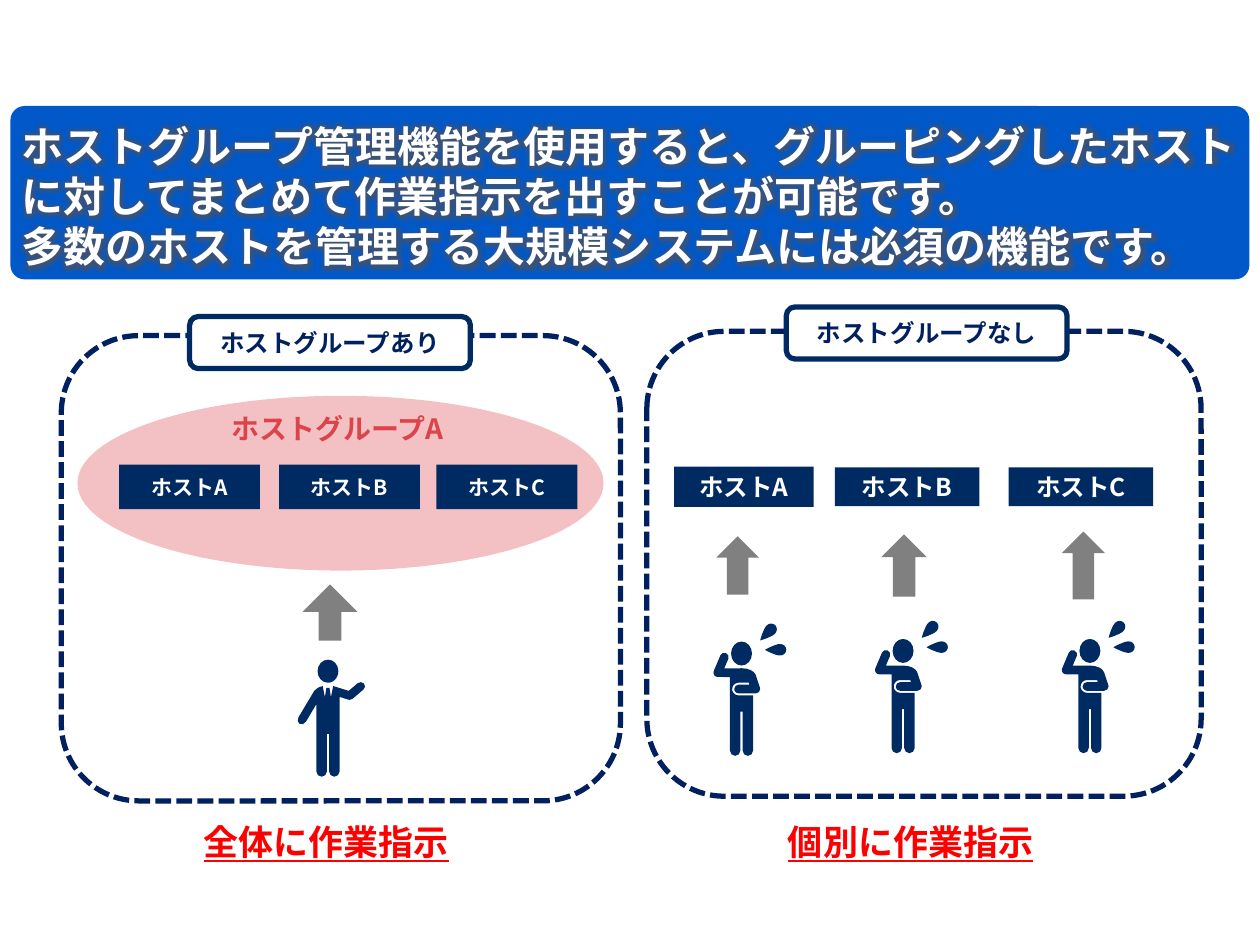
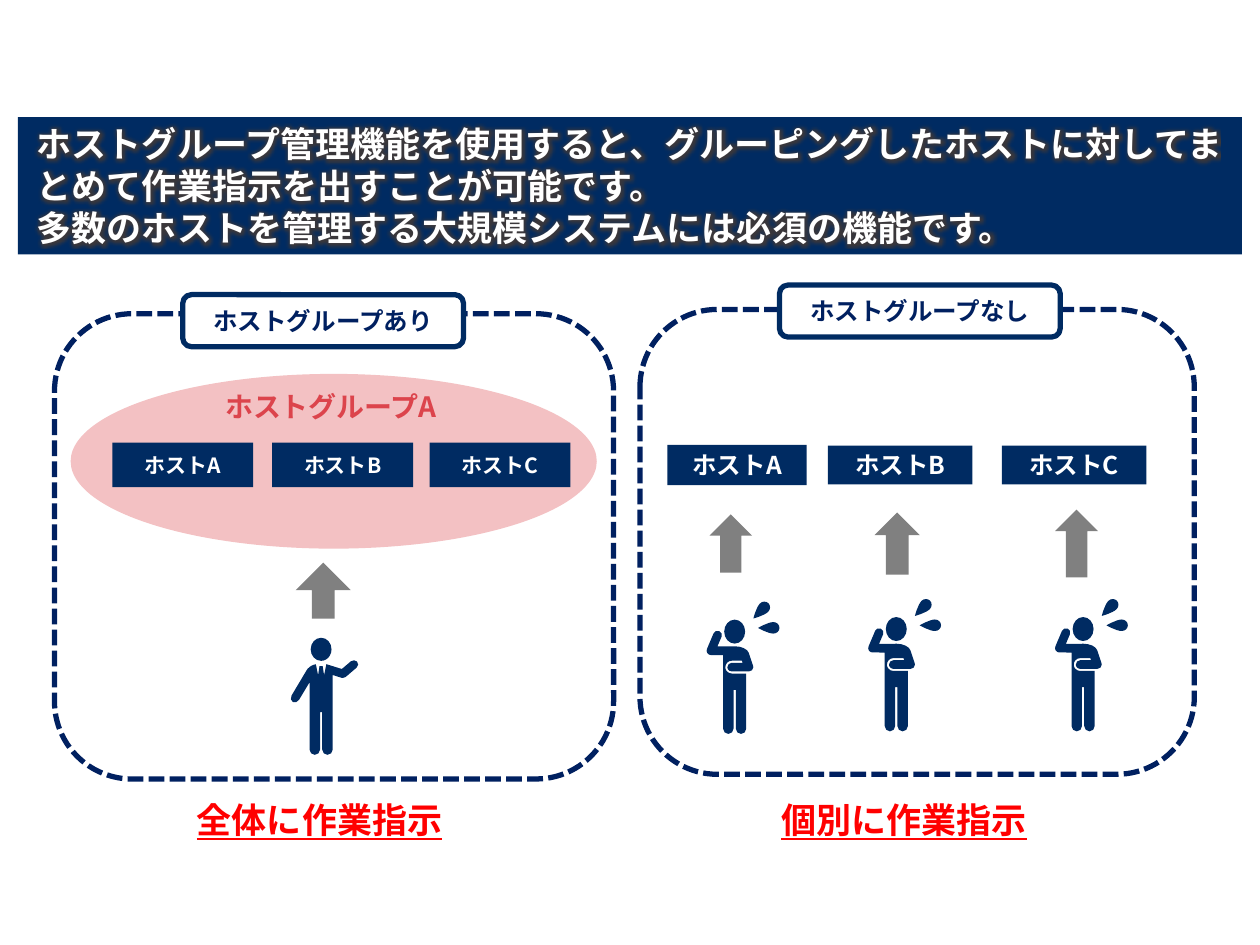
Before and after one commit to exastro-suite/it-automation-docs, a slide deck: slide 7 of asset/Learn_ja/ITA-hg-ps_classroom_lecture_ja.pptx. Drawn at 1260x945 pixels with LibreOffice and Linux fonts; fonts in the diff are those of the drawing; background and template pictures are left out. Boxes give left, top, right and bottom in pixels: in the first picture for what was removed or moved away, otherwise in the second. Text is boxed around its words. In the diff, an @@ line names an element or a change of style, - is before the commit and + after.

```diff
--- a/asset/Learn_ja/ITA-hg-ps_classroom_lecture_ja.pptx
+++ b/asset/Learn_ja/ITA-hg-ps_classroom_lecture_ja.pptx
@@ rectangle "ホストグループ管理機能を使用すると、グルーピングしたホストに対してまとめて作業指示を出すことが可能です。": place and size @@
-rectangle "ホストグループ管理機能を使用すると、グルーピングしたホストに対してまとめて作業指示を出すことが可能です。" at box(10, 106, 1249, 280)
+rectangle "ホストグループ管理機能を使用すると、グルーピングしたホストに対してまとめて作業指示を出すことが可能です。" at box(18, 117, 1241, 255)
@@ rectangle "ホストグループ管理機能を使用すると、グルーピングしたホストに対してまとめて作業指示を出すことが可能です。" at box(18, 117, 1241, 255): size 24 to 20 pt; vertical alignment top to middle; rounded rectangle to rectangle; fill #0058C9 to #002B62 @@
@@ 2 texts, 1 rounded rectangle: place and size @@
-2 texts, 1 rounded rectangle at box(62, 335, 1033, 862)
+2 texts, 1 rounded rectangle at box(54, 314, 1026, 840)
@@ 2 down arrows, 2 freeform shapes, 1 rectangle: place and size @@
-2 down arrows, 2 freeform shapes, 1 rectangle at box(302, 465, 949, 655)
+2 down arrows, 2 freeform shapes, 1 rectangle at box(296, 442, 941, 633)
@@ 2 rectangles, 1 freeform shape: place and size @@
-2 rectangles, 1 freeform shape at box(120, 465, 1135, 653)
+2 rectangles, 1 freeform shape at box(112, 442, 1128, 630)
@@ 4 freeform shapes, 3 rectangles, 3 rounded rectangles, 2 down arrows, 1 text, 1 ellipse: place and size @@
-4 freeform shapes, 3 rectangles, 3 rounded rectangles, 2 down arrows, 1 text, 1 ellipse at box(78, 307, 1201, 796)
+4 freeform shapes, 3 rectangles, 3 rounded rectangles, 2 down arrows, 1 text, 1 ellipse at box(71, 285, 1194, 775)
```
Also in this commit, not shown: 27 other slides changed, 1 other file.
